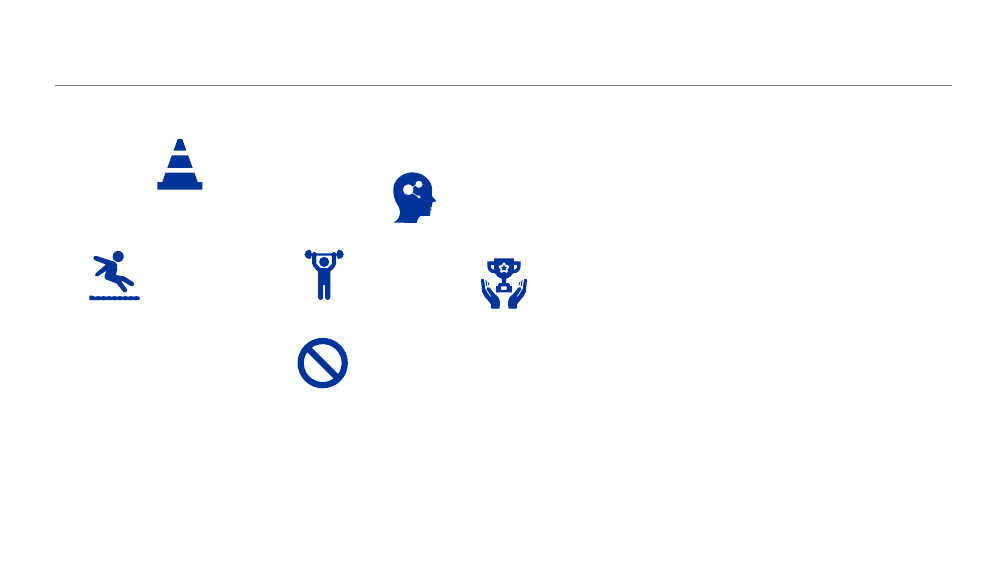
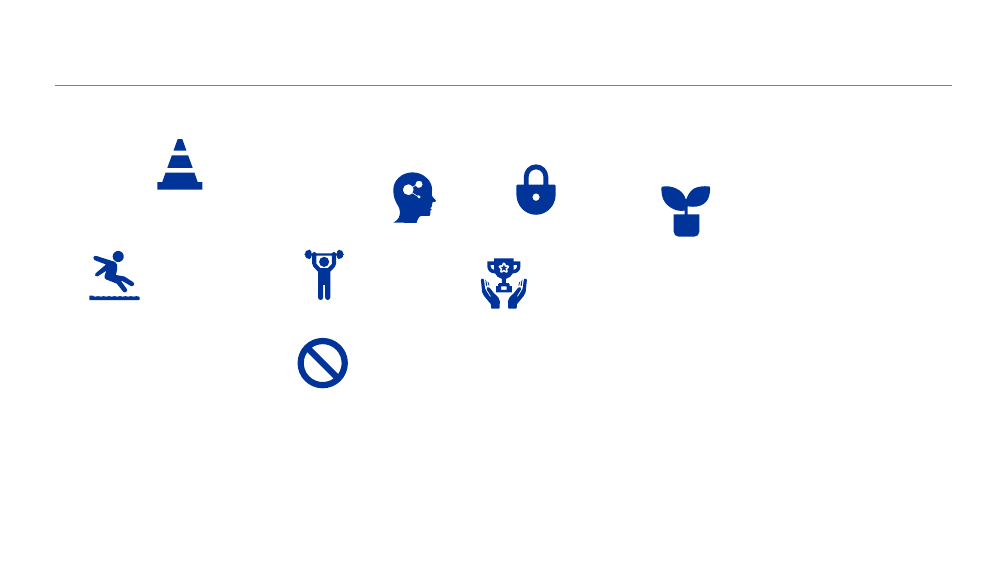
Before and after one commit to zyao197/zyao197.github.io, a slide deck: slide 4 of Mindset.pptx. Drawn at 1008x567 pixels with LibreOffice and Linux fonts; fonts in the diff are those of the drawing. Boxes give left, top, right and bottom in pixels: in the first picture for what was removed or moved away, otherwise in the second. Text is boxed around its words. In the diff, an @@ line names an element or a change of style, - is before the commit and + after.

```diff
--- a/Mindset.pptx
+++ b/Mindset.pptx
@@ freeform shape added at bbox=[516, 164, 556, 215], fill #003499 @@
@@ freeform shape added at bbox=[662, 186, 712, 237], fill #003499 @@
```
Also in this commit, not shown: 5 other slides changed, 3 slides added, 6 other files.
